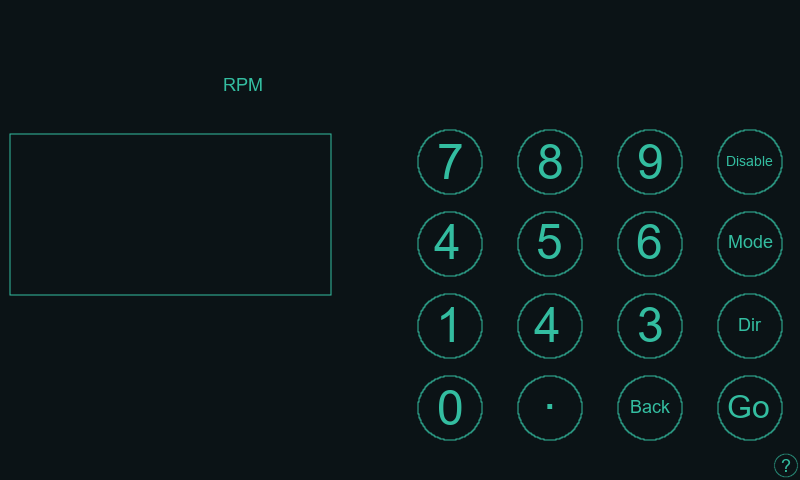
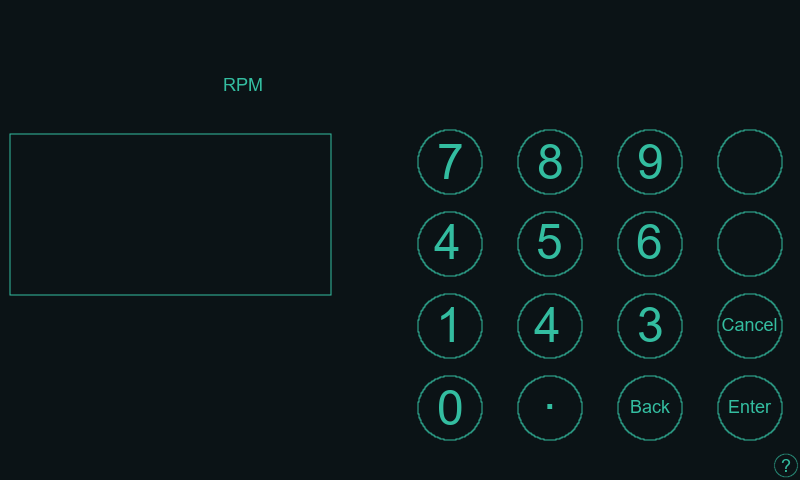
Comparing the layer stacks of the two 800x480 images. Changes:
hid "Disable" over (x1=727, y1=156, x2=773, y2=166)
renamed "Dir" to "Cancel", painted on it over (x1=722, y1=318, x2=777, y2=331)
renamed "Go" to "Enter", painted on it over (x1=728, y1=395, x2=772, y2=418)
hid "Mode" over (x1=729, y1=235, x2=773, y2=248)
